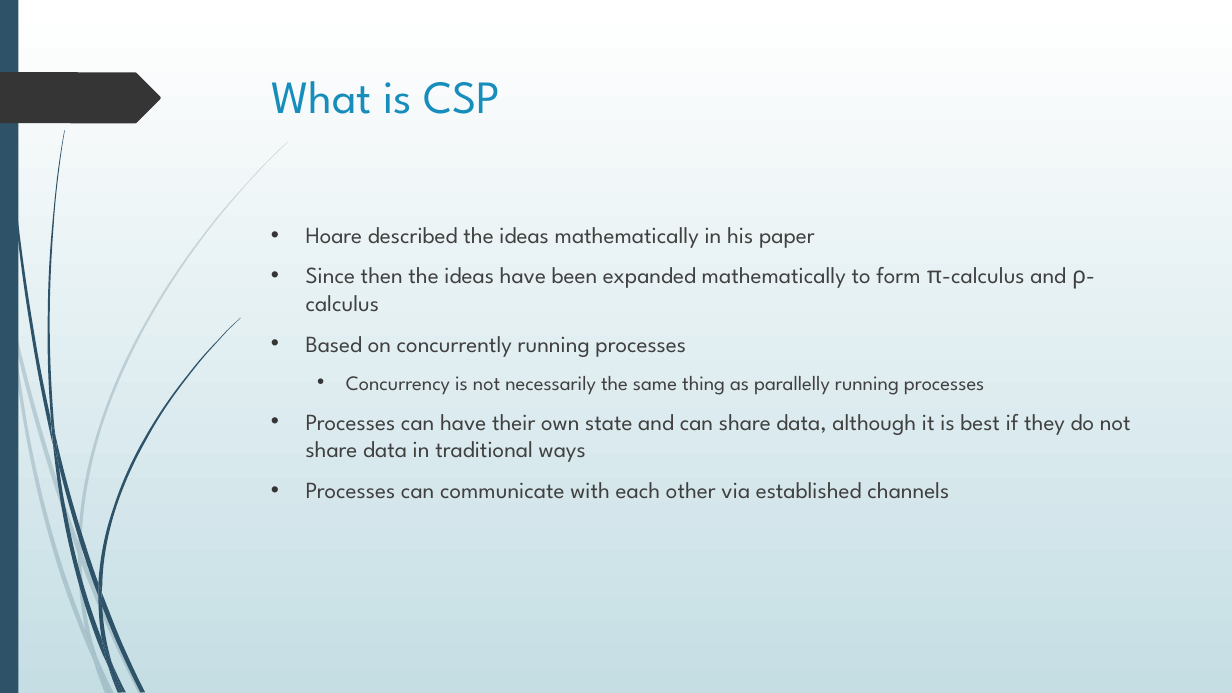
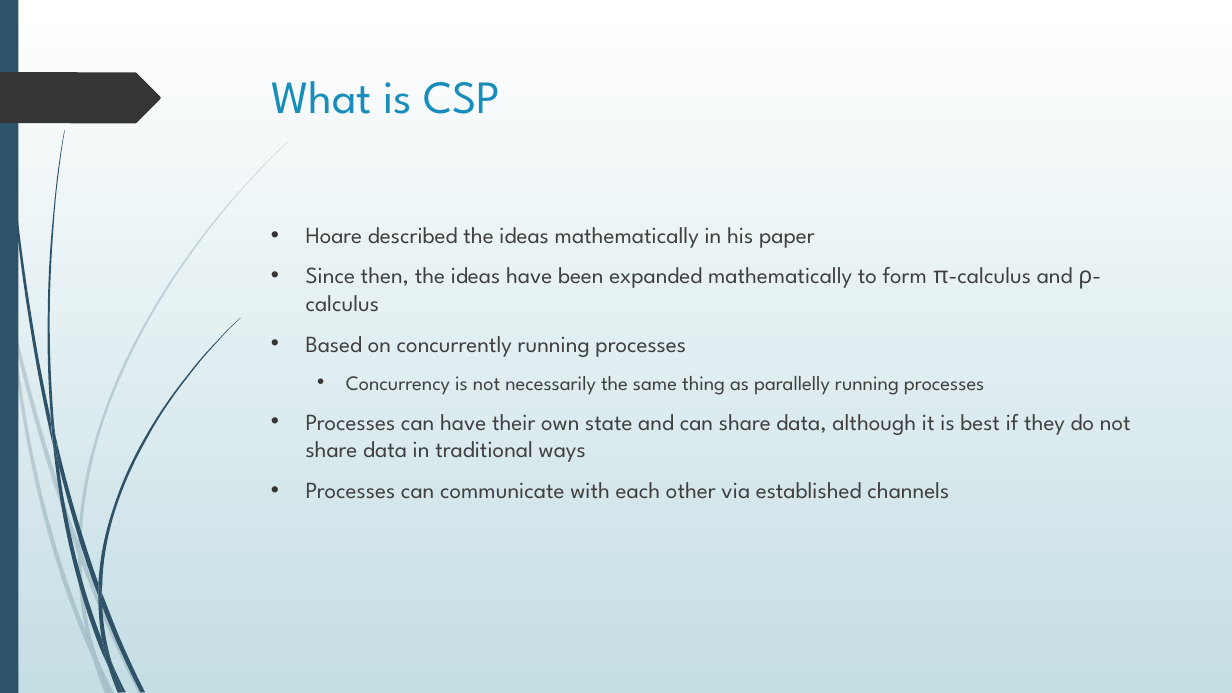
Before and after one commit to bhattacharjee/producer-consumer, a slide deck: slide 18 of Presentation1.pptx (slide 17 before the commit). Drawn at 1232x693 pixels with LibreOffice and Linux fonts; fonts in the diff are those of the drawing. Boxes give left, top, right and bottom in pixels: in the first picture for what was removed or moved away, otherwise in the second. Text is boxed around its words. In the diff, an @@ line names an element or a change of style, - is before the commit and + after.

```diff
--- a/Presentation1.pptx
+++ b/Presentation1.pptx
@@ text at [306,267,1101,312]: text changed @@
-• Since then the ideas have been expanded mathematically to form π-calculus and ρ-calculus
+• Since then, the ideas have been expanded mathematically to form π-calculus and ρ-calculus
```
Also in this commit, not shown: 2 other slides changed, 1 slide added.
